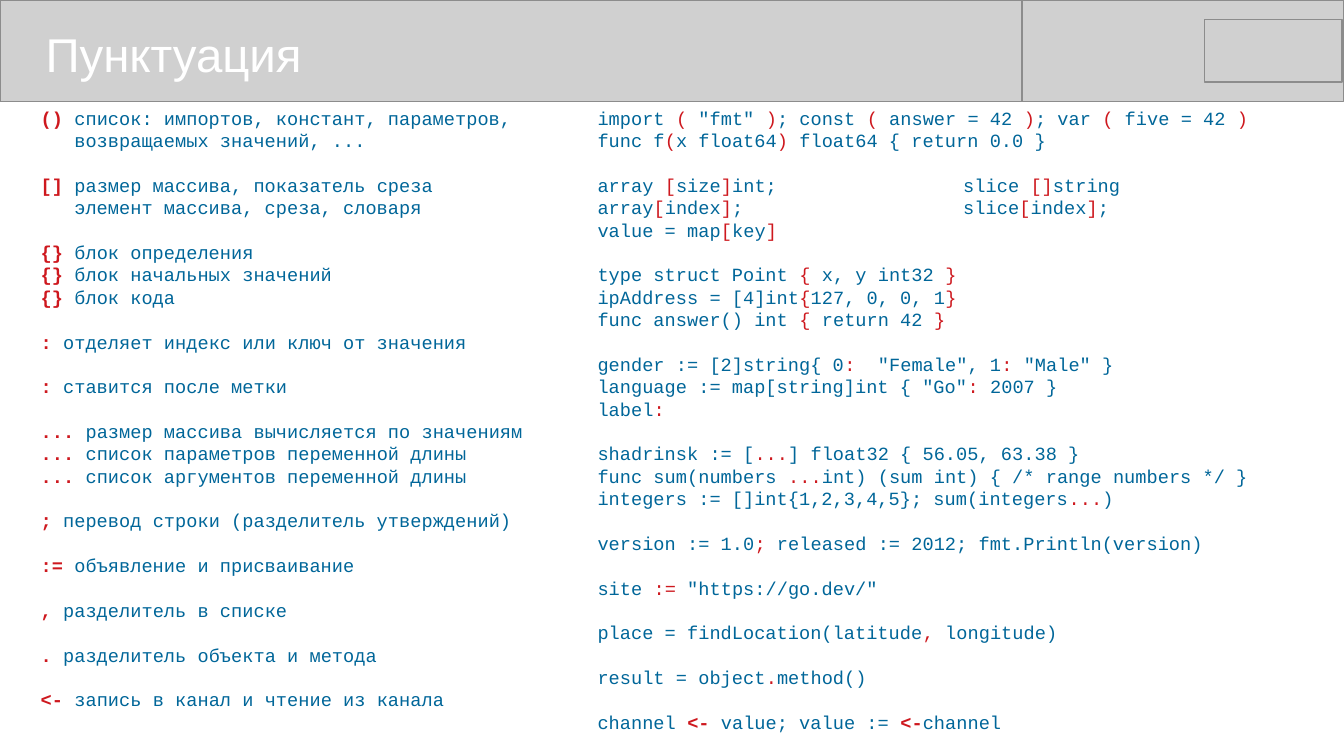
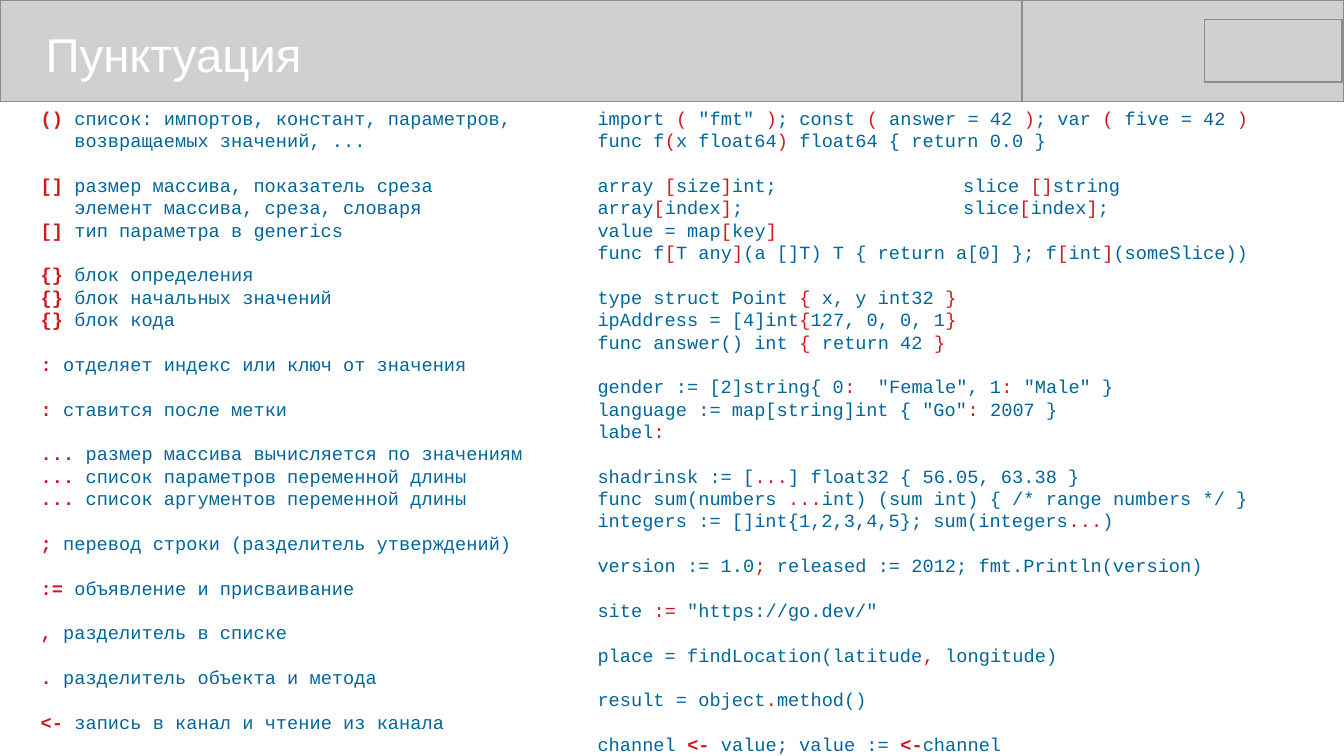
Before and after one commit to mike-shock/Go_language, a slide deck: slide 16 of Go_Review.odp. Drawn at 1344x756 pixels with LibreOffice and Linux fonts; fonts in the diff are those of the drawing; grey boxes stand for pictures. Boxes give left, top, right and bottom in pixels: in the first picture for what was removed or moved away, otherwise in the second. Text is boxed around its words. In the diff, an @@ line names an element or a change of style, - is before the commit and + after.

```diff
--- a/Go_Review.odp
+++ b/Go_Review.odp
@@ text at <box>74,224,344,241</box>: paragraph added @@
+[] тип параметра в generics
@@ text at <box>598,246,1248,263</box>: paragraph added @@
+func f[T any](a []T) T { return a[0] }; f[int](someSlice))
```
Also in this commit, not shown: 9 other slides changed, 1 slide added, 1 other file.
